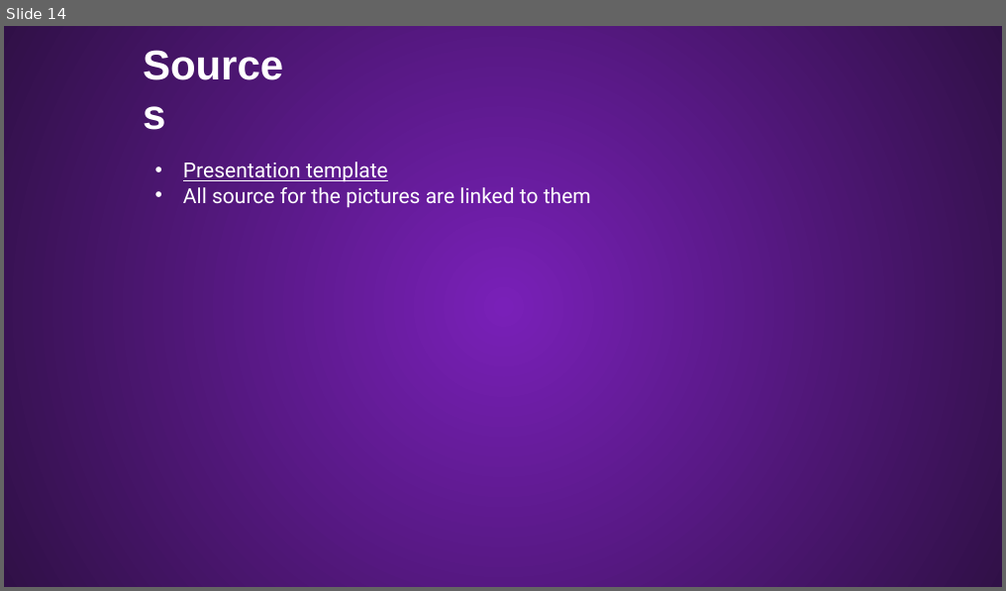
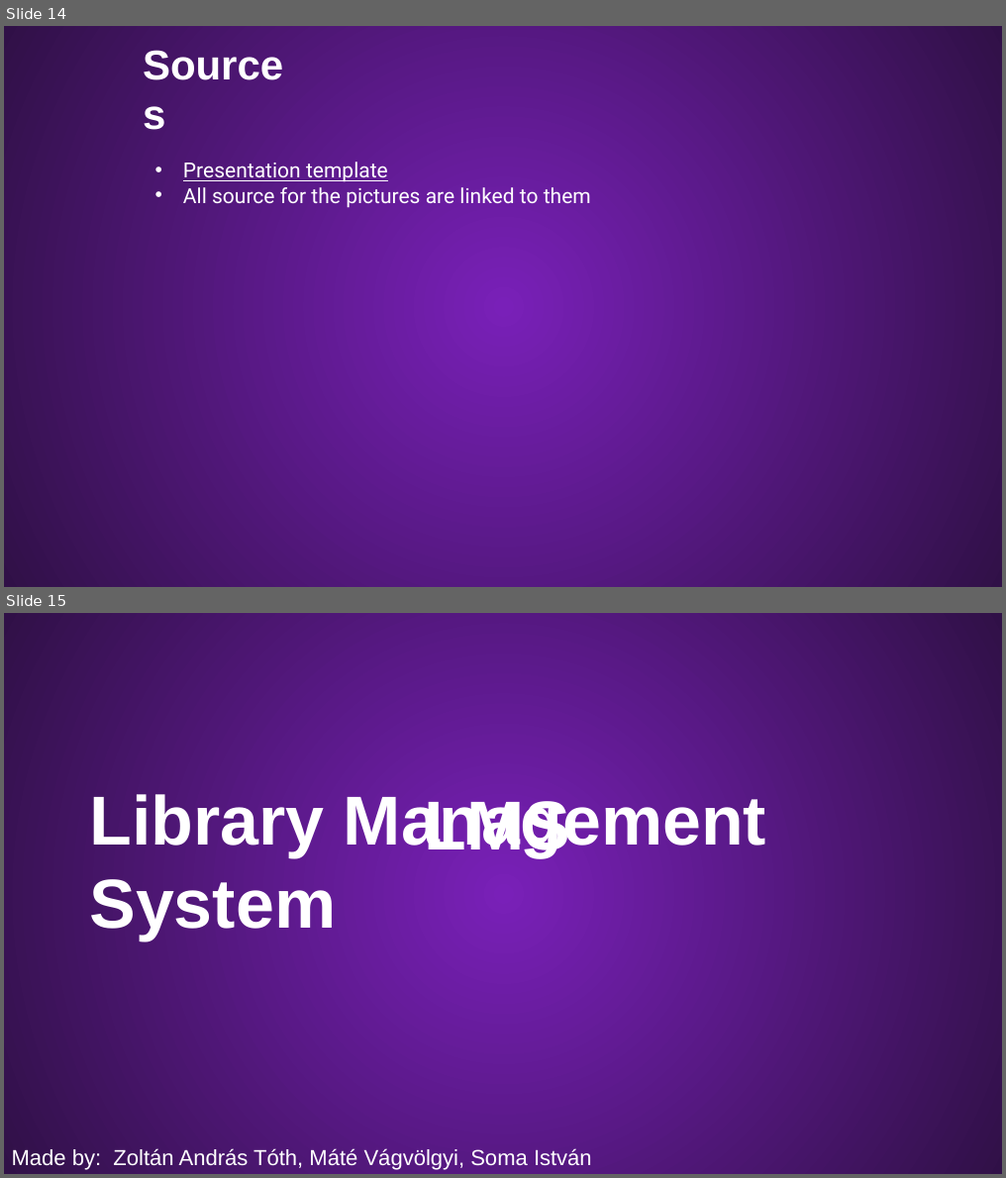
Before and after one commit to Palacsinta002/LMS, a slide deck: Presentation/LMS Presentation.pptx. Shown one above the other, each under a label of ours: slide 14 before the commit, slides 14 and 15 after it. The pictures are 1006x591 and 1006x1178 pixels, drawn with LibreOffice and Linux fonts; fonts in the diff are those of the drawing; background and template pictures are left out. Boxes give left, top, right and bottom in pixels: in the first picture for what was removed or moved away, otherwise in the second. Text is boxed around its words. In the diff, an @@ line names an element or a change of style, - is before the commit and + after.

```diff
--- a/Presentation/LMS Presentation.pptx
+++ b/Presentation/LMS Presentation.pptx
@@ slide 15 added at [4,613,1002,1174], background #54167F; not listed: 1 template element that a slide beside it also shows @@
@@ title added at [89,794,766,942], 66.7 pt, text #FFFFFF, bold @@
+Library Management System
@@ text added at [425,794,571,862], 66.7 pt, text #FFFFFF, bold @@
+LMS
@@ subtitle added at [12,1149,592,1170], 21 pt, text #FFFFFF @@
+Made by: Zoltán András Tóth, Máté Vágvölgyi, Soma István Zsömbörgi
```
Also in this commit, not shown: 7 slides changed, 5 other files.
